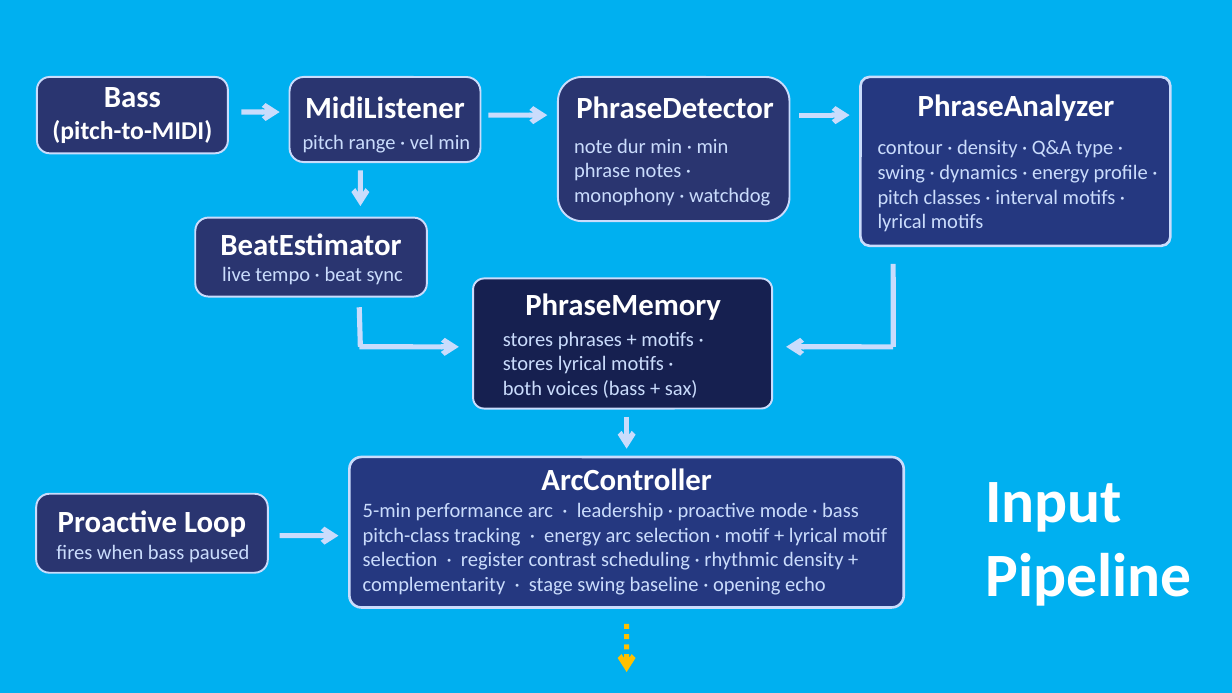
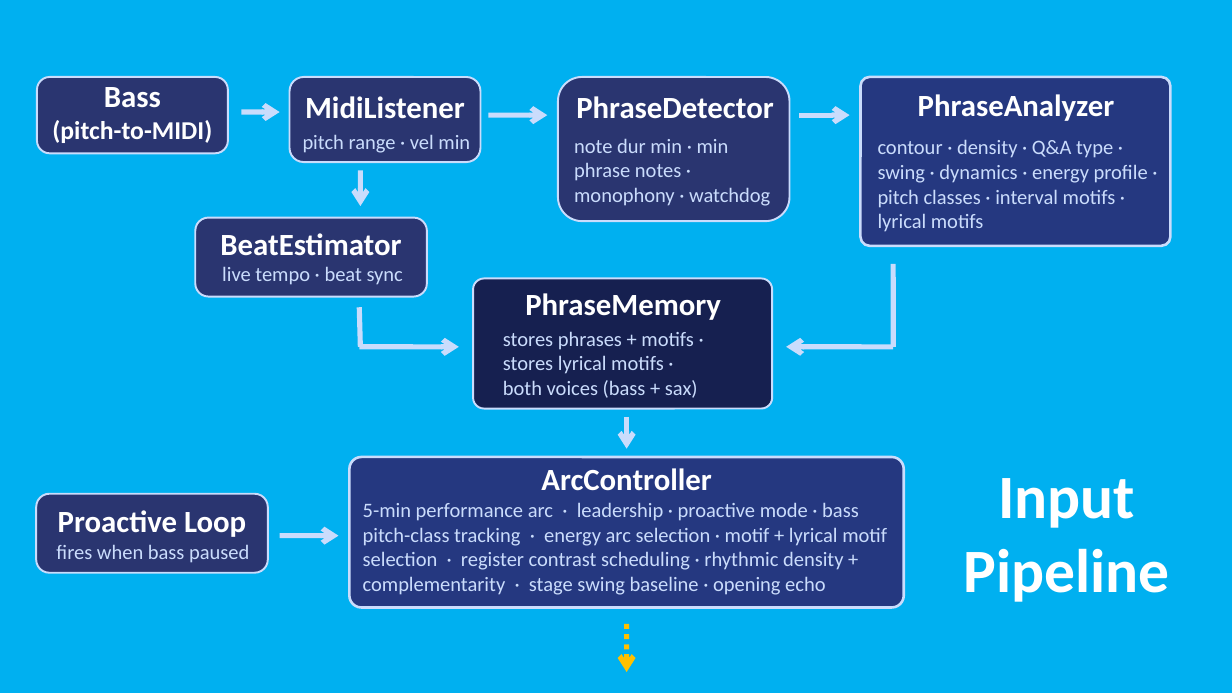
Before and after one commit to davidderoure/wolfson, a slide deck: slide 6 of docs/wolfson.pptx. Drawn at 1232x693 pixels with LibreOffice and Linux fonts; fonts in the diff are those of the drawing. Boxes give left, top, right and bottom in pixels: in the first picture for what was removed or moved away, otherwise in the second. Text is boxed around its words. In the diff, an @@ line names an element or a change of style, - is before the commit and + after.

```diff
--- a/docs/wolfson.pptx
+++ b/docs/wolfson.pptx
@@ text "Input Pipeline" moved from (x1=985, y1=482, x2=1191, y2=606) to (x1=964, y1=478, x2=1170, y2=602) @@
@@ text "Input Pipeline" at (x1=964, y1=478, x2=1170, y2=602): alignment left to centre @@
```
Also in this commit, not shown: 8 other slides changed, 2 other files.
